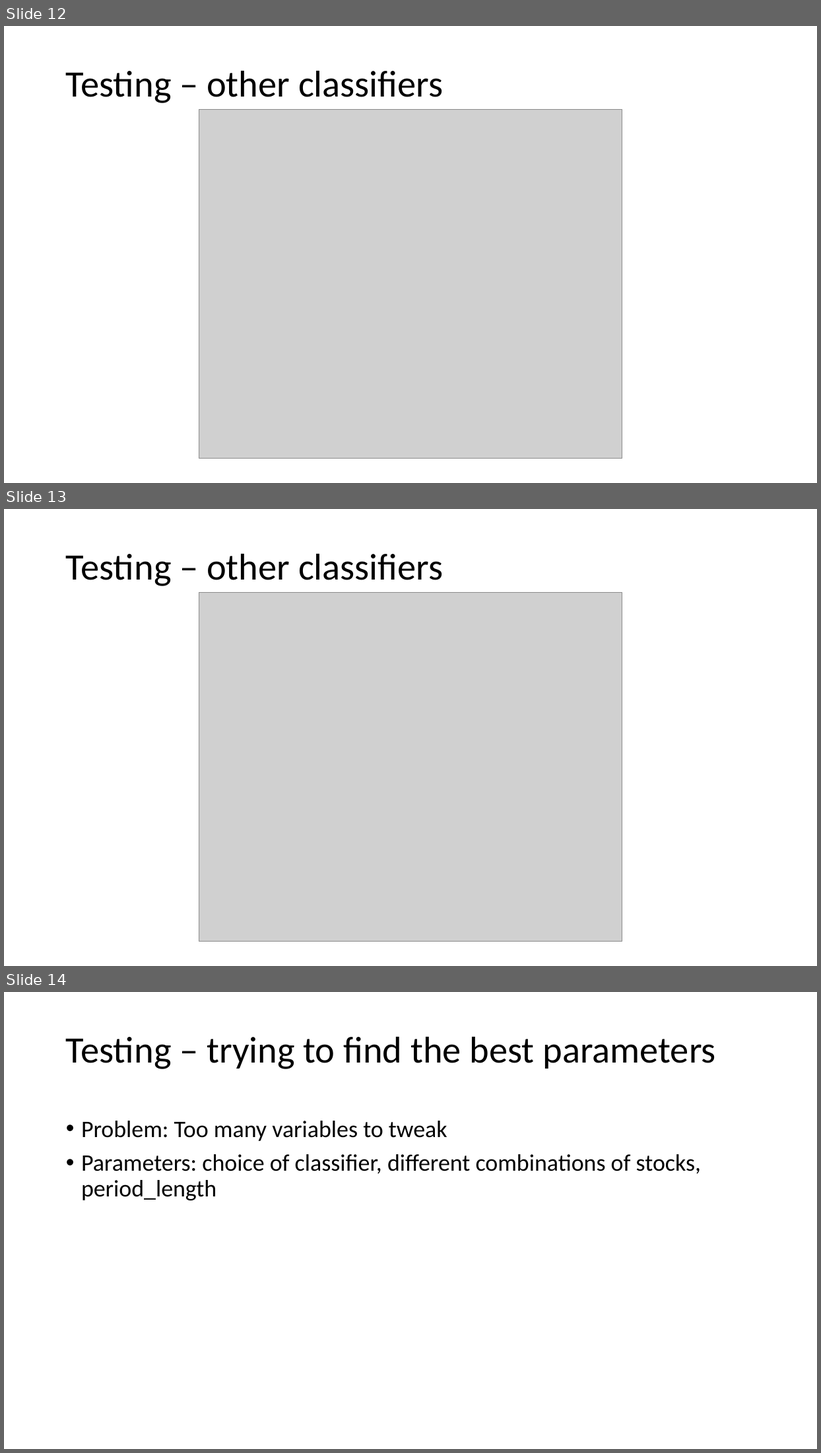
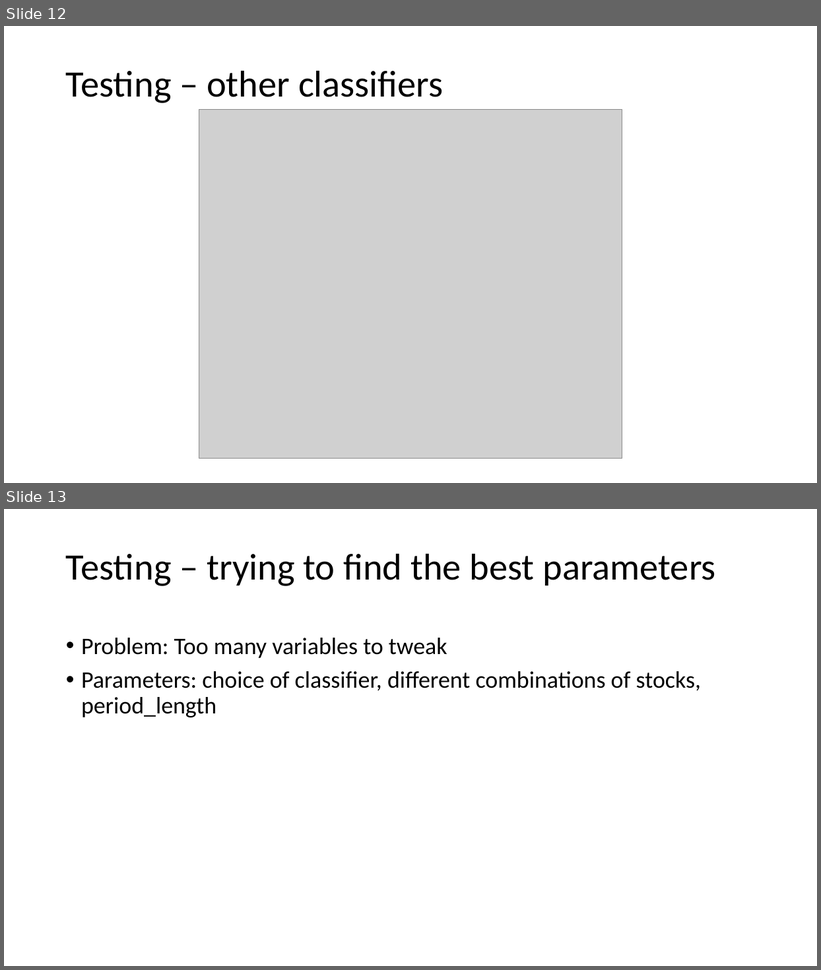
Before and after one commit to djikoSal/MarketGenie, a slide deck: Predicting commodities stocks.pptx. Shown one above the other, each under a label of ours: slides 12, 13 and 14 before the commit, slides 12 and 13 after it. The pictures are 821x1453 and 821x970 pixels, drawn with LibreOffice and Linux fonts; fonts in the diff are those of the drawing; grey boxes stand for pictures. Boxes give left, top, right and bottom in pixels: in the first picture for what was removed or moved away, otherwise in the second. Text is boxed around its words. In the diff, an @@ line names an element or a change of style, - is before the commit and + after.

```diff
--- a/Predicting commodities stocks.pptx
+++ b/Predicting commodities stocks.pptx
@@ slide 13 removed at bbox=[4, 509, 817, 966], background #FFFFFF @@
@@ title removed at bbox=[66, 553, 444, 586] @@
-Testing – other classifiers
@@ picture removed at bbox=[199, 593, 622, 941] @@
@@ what was slide 14 is now slide 13 @@
```
Also in this commit, not shown: 2 slides changed, 3 slides added, 1 other file.
